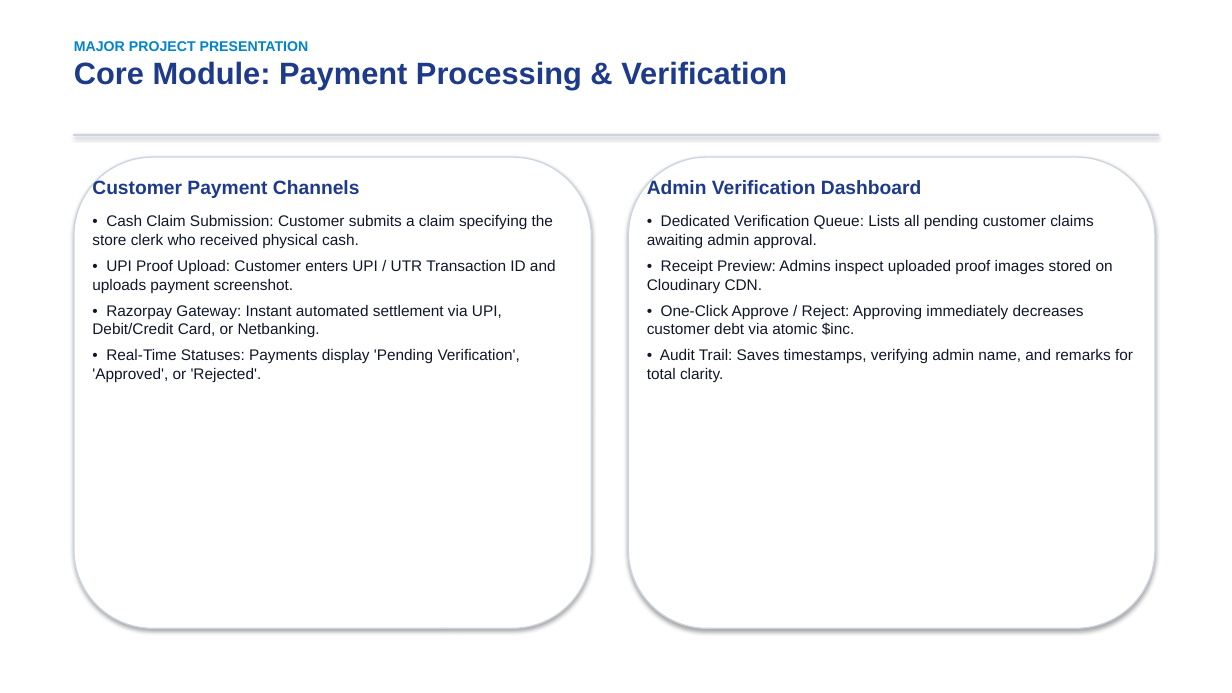
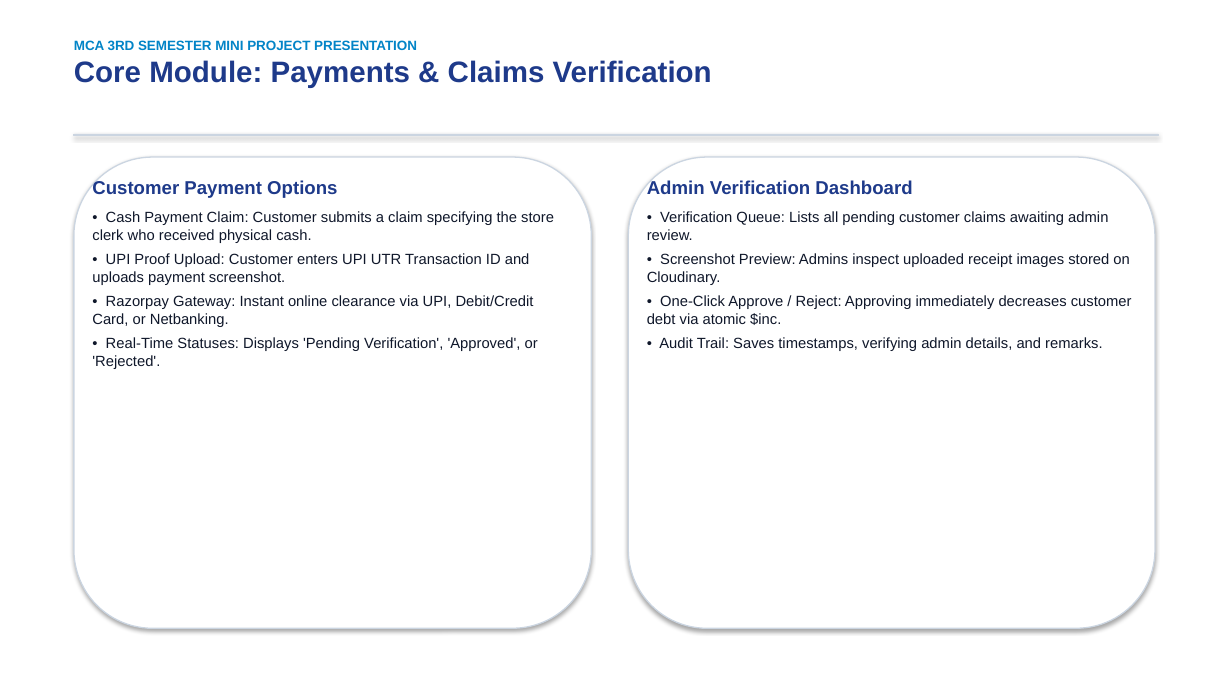
Before and after one commit to Ajitsingh57/SmartShop, a slide deck: slide 10 of docs/SmartShop_Project_Presentation.pptx. Drawn at 1232x693 pixels with LibreOffice and Linux fonts; fonts in the diff are those of the drawing. Boxes give left, top, right and bottom in pixels: in the first picture for what was removed or moved away, otherwise in the second. Text is boxed around its words. In the diff, an @@ line names an element or a change of style, - is before the commit and + after.

```diff
--- a/docs/SmartShop_Project_Presentation.pptx
+++ b/docs/SmartShop_Project_Presentation.pptx
@@ text at box(74, 40, 712, 88): text changed; size 24 to 23 pt @@
-MAJOR PROJECT PRESENTATION
-Core Module: Payment Processing & Verification
+MCA 3RD SEMESTER MINI PROJECT PRESENTATION
+Core Module: Payments & Claims Verification
@@ text at box(92, 179, 554, 369): text changed; size 12 to 11.5 pt @@
-Customer Payment Channels
-• Cash Claim Submission: Customer submits a claim specifying the store clerk who received physical cash.
-• UPI Proof Upload: Customer enters UPI / UTR Transaction ID and uploads payment screenshot.
-• Razorpay Gateway: Instant automated settlement via UPI, Debit/Credit Card, or Netbanking.
-• Real-Time Statuses: Payments display 'Pending Verification', 'Approved', or 'Rejected'.
+Customer Payment Options
+• Cash Payment Claim: Customer submits a claim specifying the store clerk who received physical cash.
+• UPI Proof Upload: Customer enters UPI UTR Transaction ID and uploads payment screenshot.
+• Razorpay Gateway: Instant online clearance via UPI, Debit/Credit Card, or Netbanking.
+• Real-Time Statuses: Displays 'Pending Verification', 'Approved', or 'Rejected'.
@@ text at box(647, 179, 1132, 325): size 15 to 14.5 pt in "Admin Verification Dashboard"; size 12 to 11.5 pt in "• One-Click Approve / Reject: Approving immediately ..."; less space between paragraphs @@
@@ text at box(647, 211, 1129, 285): text changed; size 12 to 11.5 pt @@
-• Dedicated Verification Queue: Lists all pending customer claims awaiting admin approval.
-• Receipt Preview: Admins inspect uploaded proof images stored on Cloudinary CDN.
+• Verification Queue: Lists all pending customer claims awaiting admin review.
+• Screenshot Preview: Admins inspect uploaded receipt images stored on Cloudinary.
@@ text at box(659, 337, 1102, 351): text changed; size 12 to 11.5 pt @@
-• Audit Trail: Saves timestamps, verifying admin name, and remarks for total clarity.
+• Audit Trail: Saves timestamps, verifying admin details, and remarks.
```
Also in this commit, not shown: 13 other slides changed, 16 other files.
